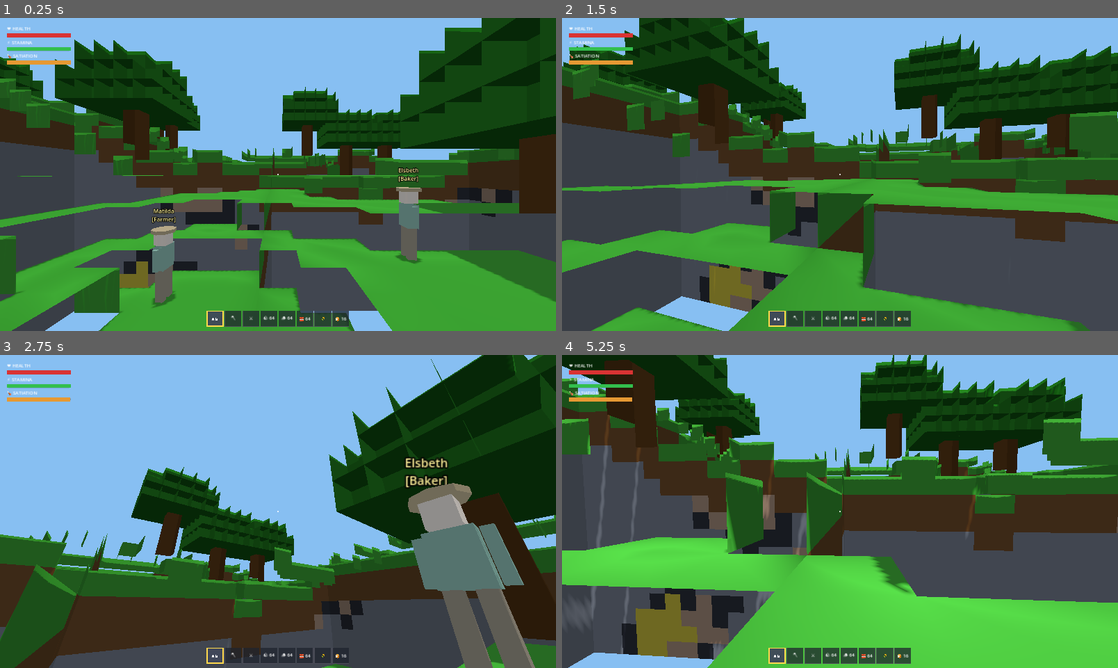
Above: before the commit, frames 1-4 (two rows, left to right).
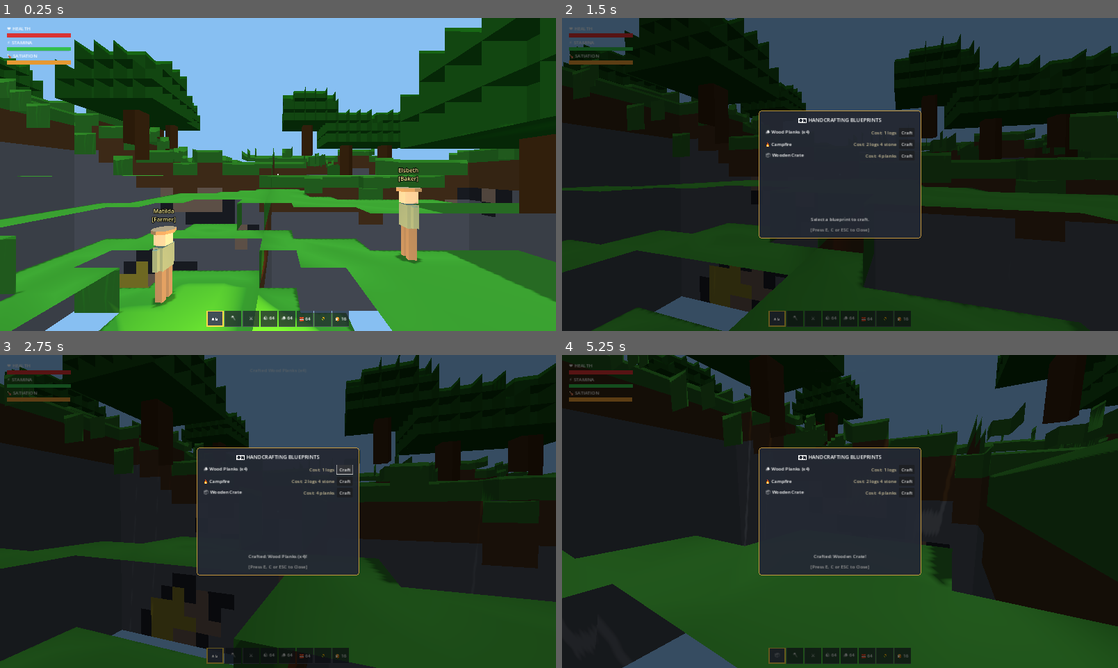
Above: after the commit, the same moments.

Repository: dilmurodmuxsinjonov/my-game
Game: Godot game, scene res://scenes/main.tscn
Two runs of this game, one before a commit and one after it. Both use one fixed random seed, a clock stepped at 60 frames per second and the inputs below.
Inputs (mouse positions are in pixels of both pictures, inside the frame that each line leads up to):
- Up to frame 1 (0.25 s): no input
- Up to frame 2 (1.5 s): tap Enter at 0.5 s; move the mouse to (867, 174) at 0.52 s; hold W from 0.53 s (still down); tap E at 0.6 s; click (867, 174) at 0.67 s; tap Space at 0.77 s; tap C at 0.8, 1.35 s; move the mouse to (812, 174) at 1.27 s; click (812, 174) at 1.42 s
- Up to frame 3 (2.75 s): tap Space at 1.52 s; tap E at 1.55 s; release W at 2 s; click (344, 470) at 2 s, where only the run after the commit has a clickable "Craft"
- Up to frame 4 (5.25 s): click (906, 480) at 2.75 s, where only the run after the commit has a clickable "Craft"; click (906, 492) at 3.5 s, where only the run after the commit has a clickable "Craft"; tap E at 4.25, 4.35 s; move the mouse to (851, 505) at 4.27 s; hold W from 4.28 s (still down); click (851, 505) at 4.42 s; tap C at 4.55, 5.1 s; move the mouse to (834, 517) at 5.02 s; click (834, 517) at 5.17 s

The runs differ from the first frame. In frame 1, 3.9% of the frame differs, in the area x 21-76%, y 54-100%; in frame 2, 93%; in frame 3, 87%; in frame 4, 95%, in the area x 0-100%, y 0-100%.

Commit message:
feat(crafting): add interactive 3D workstations, crafting menu, and farmland hoe tilling

Diff:
--- a/scenes/main.tscn
+++ b/scenes/main.tscn
@@ -1,10 +1,11 @@
-[gd_scene load_steps=7 format=3 uid="uid://c6v2x8y3k8lm0"]
+[gd_scene load_steps=8 format=3 uid="uid://c6v2x8y3k8lm0"]
 
 [ext_resource type="Script" path="res://scripts/core/game_manager.gd" id="1_gm"]
 [ext_resource type="Script" path="res://scripts/core/voxel_world.gd" id="2_vw"]
 [ext_resource type="Script" path="res://scripts/entities/player.gd" id="3_pl"]
 [ext_resource type="Script" path="res://scripts/ui/hud.gd" id="4_hud"]
 [ext_resource type="Script" path="res://scripts/ui/royal_ledger.gd" id="5_rl"]
+[ext_resource type="Script" path="res://scripts/ui/crafting_menu.gd" id="6_cm"]
 
 [sub_resource type="Environment" id="Environment_sky"]
 background_mode = 1
@@ -49,3 +50,13 @@
 grow_horizontal = 2
 grow_vertical = 2
 script = ExtResource("5_rl")
+
+[node name="CraftingMenu" type="Control" parent="UI"]
+visible = false
+layout_mode = 3
+anchors_preset = 15
+anchor_right = 1.0
+anchor_bottom = 1.0
+grow_horizontal = 2
+grow_vertical = 2
+script = ExtResource("6_cm")
--- a/scripts/core/game_manager.gd
+++ b/scripts/core/game_manager.gd
@@ -2,15 +2,17 @@
 extends Node3D
 
 ## Master Game Coordinator for Voxel Lord: Feudal Realm.
-## Links VoxelWorld, Player, Citizens, SupplyChain, GameHUD, and RoyalLedger.
+## Links VoxelWorld, Player, Citizens, SupplyChain, Workstations, GameHUD, CraftingMenu, and RoyalLedger.
 
 @onready var voxel_world: VoxelWorld = $VoxelWorld
 @onready var player: Player = $Player
 @onready var hud: GameHUD = $UI/HUD
 @onready var royal_ledger: RoyalLedger = $UI/RoyalLedger
+@onready var crafting_menu: CraftingMenu = $UI/CraftingMenu
 
 var supply_chain: SupplyChain
 var citizens: Array[Citizen] = []
+var workstations: Array[Workstation] = []
 
 # Game day/night simulation
 var day_timer: float = 0.0
@@ -25,6 +27,8 @@
 	if player:
 		player.voxel_world = voxel_world
 		player.supply_chain = supply_chain
+		player.open_crafting_requested.connect(_on_open_crafting)
+		player.interact_requested.connect(_on_interact_requested)
 
 		# Position player on top of surface terrain at spawn
 		var spawn_x = 32
@@ -41,10 +45,38 @@
 		royal_ledger.supply_chain = supply_chain
 		royal_ledger.role_reassigned.connect(_on_role_reassigned)
 
-	# Spawn initial citizens
+	if crafting_menu:
+		crafting_menu.player = player
+		crafting_menu.supply_chain = supply_chain
+		crafting_menu.item_crafted.connect(_on_item_crafted)
+
+	# Spawn initial workstations and citizens
+	_spawn_initial_workstations()
 	_spawn_initial_citizens()
 
 	print("[GAME MANAGER] Voxel Lord realm successfully initialized!")
+
+func _spawn_initial_workstations() -> void:
+	# 1. Carpentry Workbench
+	var wb = Workstation.new(Workstation.StationType.WORKBENCH)
+	var wb_y = voxel_world.get_surface_height(34, 32)
+	wb.position = Vector3(34.5, wb_y + 1.0, 32.5)
+	add_child(wb)
+	workstations.append(wb)
+
+	# 2. Settlement Campfire with warm glow
+	var cf = Workstation.new(Workstation.StationType.CAMPFIRE)
+	var cf_y = voxel_world.get_surface_height(32, 29)
+	cf.position = Vector3(32.5, cf_y + 1.0, 29.5)
+	add_child(cf)
+	workstations.append(cf)
+
+	# 3. Timber Stockpile Crate
+	var cr = Workstation.new(Workstation.StationType.CRATE)
+	var cr_y = voxel_world.get_surface_height(36, 32)
+	cr.position = Vector3(36.5, cr_y + 1.0, 32.5)
+	add_child(cr)
+	workstations.append(cr)
 
 func _spawn_initial_citizens() -> void:
 	var roles_to_spawn = [
@@ -90,7 +122,6 @@
 		sun_light.light_energy = maxf(0.1, sun_height * 1.2)
 
 func _on_role_reassigned(role_name: String, _delta: int) -> void:
-	# Update citizen role distributions dynamically
 	var role_enum = Citizen.Role.UNASSIGNED
 	match role_name:
 		"farmer": role_enum = Citizen.Role.FARMER
@@ -103,3 +134,15 @@
 		if c.current_role != role_enum and c.current_role == Citizen.Role.UNASSIGNED:
 			c.set_role(role_enum, c.position + Vector3(randf_range(-5, 5), 0, randf_range(-5, 5)))
 			break
+
+func _on_open_crafting() -> void:
+	if crafting_menu:
+		crafting_menu.open_menu(null)
+
+func _on_interact_requested(target: Node3D) -> void:
+	if target is Workstation and crafting_menu:
+		crafting_menu.open_menu(target)
+
+func _on_item_crafted(recipe_name: String, _item: Dictionary) -> void:
+	if hud:
+		hud.show_notification("Crafted %s" % recipe_name)
--- a/scripts/entities/player.gd
+++ b/scripts/entities/player.gd
@@ -10,6 +10,8 @@
 signal hunger_changed(new_hunger: float, max_hunger: float)
 signal hotbar_slot_changed(slot_index: int, item_data: Dictionary)
 signal block_action_performed(action: String, block_pos: Vector3i, block_type: int)
+signal interact_requested(target: Node3D)
+signal open_crafting_requested()
 
 # Movement constants
 const WALK_SPEED: float = 5.0
@@ -37,6 +39,7 @@
 # External references
 var voxel_world: VoxelWorld
 var supply_chain: SupplyChain
+var hovered_workstation: Workstation = null
 
 # Hotbar Inventory (8 slots)
 var active_slot: int = 0
@@ -112,6 +115,11 @@
 	elif event is InputEventKey and event.pressed:
 		if event.keycode >= KEY_1 and event.keycode <= KEY_8:
 			_select_slot(event.keycode - KEY_1)
+		elif event.keycode == KEY_E and Input.mouse_mode == Input.MOUSE_MODE_CAPTURED:
+			if hovered_workstation:
+				emit_signal("interact_requested", hovered_workstation)
+			else:
+				emit_signal("open_crafting_requested")
 		elif event.keycode == KEY_ESCAPE:
 			if Input.mouse_mode == Input.MOUSE_MODE_CAPTURED:
 				Input.mouse_mode = Input.MOUSE_MODE_VISIBLE
@@ -125,6 +133,21 @@
 func _physics_process(delta: float) -> void:
 	_update_vitals(delta)
 	_handle_movement(delta)
+	_check_hovered_interactive()
+
+func _check_hovered_interactive() -> void:
+	if raycast and raycast.is_colliding():
+		var col = raycast.get_collider()
+		if col is Workstation:
+			if hovered_workstation != col:
+				if hovered_workstation:
+					hovered_workstation.set_prompt_visible(false)
+				hovered_workstation = col
+				hovered_workstation.set_prompt_visible(true)
+			return
+	if hovered_workstation:
+		hovered_workstation.set_prompt_visible(false)
+		hovered_workstation = null
 
 func _handle_movement(delta: float) -> void:
 	# Gravity
@@ -230,7 +253,6 @@
 		emit_signal("hotbar_slot_changed", active_slot, item)
 		return
 
-	# 2. Block placement
 	if not raycast or not raycast.is_colliding():
 		return
 
@@ -238,7 +260,17 @@
 	var hit_point = raycast.get_collision_point()
 	var hit_normal = raycast.get_collision_normal()
 
-	if voxel_world and item.get("type") == "block" and item.get("count", 0) > 0:
+	# 2. Farmland hoe tilling
+	if item.get("tool_type") == "hoe" and voxel_world:
+		var center = hit_point - hit_normal * 0.4
+		var target_pos = Vector3i(int(floor(center.x)), int(floor(center.y)), int(floor(center.z)))
+		var cur_type = voxel_world.get_block_world(target_pos)
+		if cur_type == VoxelChunk.BlockType.GRASS or cur_type == VoxelChunk.BlockType.DIRT:
+			voxel_world.set_block_world(target_pos, VoxelChunk.BlockType.FARMLAND, true)
+			emit_signal("block_action_performed", "till", target_pos, VoxelChunk.BlockType.FARMLAND)
+			return
+
+	# 3. Block placement
 		var btype = item.get("block_type", VoxelChunk.BlockType.STONE)
 		var result = voxel_world.place_block(hit_point, hit_normal, btype)
 		if result["success"]:
--- /dev/null
+++ b/scripts/entities/workstation.gd
@@ -0,0 +1,103 @@
+class_name Workstation
+extends StaticBody3D
+
+## Interactive 3D Workstation in the feudal realm.
+## Renders Blender-generated .glb models and handles player interaction (Workbench, Campfire, Crate, Furnace).
+
+signal player_interacted(station: Workstation, player: Node3D)
+
+enum StationType {
+	WORKBENCH = 0,
+	CAMPFIRE = 1,
+	CRATE = 2,
+	FURNACE = 3
+}
+
+@export var station_type: StationType = StationType.WORKBENCH
+@export var station_name: String = "Carpentry Workbench"
+
+var model_node: Node3D
+var collision_box: CollisionShape3D
+var prompt_label: Label3D
+var omni_light: OmniLight3D
+
+func _init(p_type: StationType = StationType.WORKBENCH) -> void:
+	station_type = p_type
+
+func _ready() -> void:
+	_setup_station()
+
+func _setup_station() -> void:
+	# 1. Collision shape
+	collision_box = CollisionShape3D.new()
+	var box_shape = BoxShape3D.new()
+
+	var glb_path = ""
+	match station_type:
+		StationType.WORKBENCH:
+			glb_path = "res://assets/models/workbench.glb"
+			station_name = "Carpentry Workbench"
+			box_shape.size = Vector3(1.4, 1.0, 1.0)
+			collision_box.position = Vector3(0, 0.5, 0)
+
+		StationType.CAMPFIRE:
+			glb_path = "res://assets/models/campfire.glb"
+			station_name = "Settlement Campfire"
+			box_shape.size = Vector3(1.2, 0.6, 1.2)
+			collision_box.position = Vector3(0, 0.3, 0)
+
+			# Add warm glowing firelight
+			omni_light = OmniLight3D.new()
+			omni_light.light_color = Color(1.0, 0.6, 0.2)
+			omni_light.light_energy = 2.5
+			omni_light.omni_range = 8.0
+			omni_light.shadow_enabled = true
+			omni_light.position = Vector3(0, 0.5, 0)
+			add_child(omni_light)
+
+		StationType.CRATE:
+			glb_path = "res://assets/models/crate.glb"
+			station_name = "Timber Stockpile Crate"
+			box_shape.size = Vector3(1.0, 1.0, 1.0)
+			collision_box.position = Vector3(0, 0.5, 0)
+
+		StationType.FURNACE:
+			glb_path = "res://assets/models/workbench.glb"
+			station_name = "Stone Bloomery Furnace"
+			box_shape.size = Vector3(1.2, 1.4, 1.2)
+			collision_box.position = Vector3(0, 0.7, 0)
+
+	collision_box.shape = box_shape
+	add_child(collision_box)
+
+	# 2. Instantiate GLB Model
+	if ResourceLoader.exists(glb_path):
+		var scene_res = load(glb_path)
+		if scene_res:
+			model_node = scene_res.instantiate()
+			add_child(model_node)
+	else:
+		# Fallback primitive mesh
+		var mi = MeshInstance3D.new()
+		var box = BoxMesh.new()
+		box.size = box_shape.size
+		mi.mesh = box
+		mi.position = collision_box.position
+		add_child(mi)
+
+	# 3. 3D Interaction Prompt
+	prompt_label = Label3D.new()
+	prompt_label.text = "[E] Use %s" % station_name
+	prompt_label.position = Vector3(0, box_shape.size.y + 0.4, 0)
+	prompt_label.billboard = BaseMaterial3D.BILLBOARD_ENABLED
+	prompt_label.font_size = 22
+	prompt_label.modulate = Color(1.0, 0.9, 0.4)
+	prompt_label.visible = false
+	add_child(prompt_label)
+
+func set_prompt_visible(is_visible: bool) -> void:
+	if prompt_label:
+		prompt_label.visible = is_visible
+
+func interact(player: Node3D) -> void:
+	emit_signal("player_interacted", self, player)
--- /dev/null
+++ b/scripts/ui/crafting_menu.gd
@@ -0,0 +1,292 @@
+class_name CraftingMenu
+extends Control
+
+## Crafting & Workstation GUI Modal.
+## Manages recipes for Handcrafting, Carpentry Workbench, Campfire Cooking, and Stockpile Crates.
+
+signal item_crafted(recipe_name: String, result_item: Dictionary)
+
+var player: Player
+var supply_chain: SupplyChain
+var active_workstation: Workstation = null
+
+var is_open: bool = false
+
+# UI Elements
+var panel: PanelContainer
+var header_title: Label
+var recipe_list_vbox: VBoxContainer
+var status_label: Label
+
+# Canonical recipes per tier
+const RECIPES: Dictionary = {
+	"handcraft": [
+		{
+			"name": "Wood Planks (x4)",
+			"inputs": {"logs": 1},
+			"output": {"name": "Wood Planks", "type": "block", "block_type": 10, "icon": "🪵", "count": 4}
+		},
+		{
+			"name": "Campfire",
+			"inputs": {"logs": 2, "stone": 4},
+			"output": {"name": "Campfire", "type": "placeable", "icon": "🔥", "count": 1}
+		},
+		{
+			"name": "Wooden Crate",
+			"inputs": {"planks": 4},
+			"output": {"name": "Wooden Crate", "type": "placeable", "icon": "📦", "count": 1}
+		}
+	],
+	"workbench": [
+		{
+			"name": "Iron Pickaxe",
+			"inputs": {"iron_ore": 3, "logs": 1},
+			"output": {"name": "Iron Pickaxe", "type": "tool", "tool_type": "pickaxe", "icon": "⛏️", "count": 1}
+		},
+		{
+			"name": "Woodcutter's Axe",
+			"inputs": {"iron_ore": 2, "logs": 1},
+			"output": {"name": "Wood Axe", "type": "tool", "tool_type": "axe", "icon": "🪓", "count": 1}
+		},
+		{
+			"name": "Knight's Sword",
+			"inputs": {"iron_ore": 3, "logs": 1},
+			"output": {"name": "Knight Sword", "type": "tool", "tool_type": "sword", "icon": "⚔️", "count": 1}
+		},
+		{
+			"name": "Farmland Hoe",
+			"inputs": {"logs": 2, "stone": 2},
+			"output": {"name": "Farmland Hoe", "type": "tool", "tool_type": "hoe", "icon": "🌾", "block_type": 13, "count": 1}
+		},
+		{
+			"name": "Cobblestone Blocks (x8)",
+			"inputs": {"stone": 8},
+			"output": {"name": "Cobblestone", "type": "block", "block_type": 9, "icon": "🪨", "count": 8}
+		}
+	],
+	"campfire": [
+		{
+			"name": "Baked Rations (x2)",
+			"inputs": {"wheat": 2},
+			"output": {"name": "Ration Bread", "type": "food", "nutrition": 25.0, "icon": "🍞", "count": 2}
+		}
+	]
+}
+
+func _ready() -> void:
+	visible = false
+	_build_ui()
+
+func _build_ui() -> void:
+	anchor_right = 1.0
+	anchor_bottom = 1.0
+
+	# Dim overlay
+	var dim = ColorRect.new()
+	dim.color = Color(0, 0, 0, 0.6)
+	dim.anchor_right = 1.0
+	dim.anchor_bottom = 1.0
+	add_child(dim)
+
+	# Modal Box
+	panel = PanelContainer.new()
+	panel.anchor_left = 0.5
+	panel.anchor_top = 0.5
+	panel.anchor_right = 0.5
+	panel.anchor_bottom = 0.5
+	panel.offset_left = -280.0
+	panel.offset_top = -220.0
+	panel.offset_right = 280.0
+	panel.offset_bottom = 220.0
+
+	var sb = StyleBoxFlat.new()
+	sb.bg_color = Color(0.14, 0.16, 0.20, 0.95)
+	sb.border_width_left = 2
+	sb.border_width_top = 2
+	sb.border_width_right = 2
+	sb.border_width_bottom = 2
+	sb.border_color = Color(0.85, 0.65, 0.25)
+	sb.corner_radius_top_left = 8
+	sb.corner_radius_top_right = 8
+	sb.corner_radius_bottom_left = 8
+	sb.corner_radius_bottom_right = 8
+	panel.add_theme_stylebox_override("panel", sb)
+	add_child(panel)
+
+	var margin = MarginContainer.new()
+	margin.add_theme_constant_override("margin_left", 20)
+	margin.add_theme_constant_override("margin_top", 16)
+	margin.add_theme_constant_override("margin_right", 20)
+	margin.add_theme_constant_override("margin_bottom", 16)
+	panel.add_child(margin)
+
+	var main_vbox = VBoxContainer.new()
+	main_vbox.add_theme_constant_override("separation", 12)
+	margin.add_child(main_vbox)
+
+	header_title = Label.new()
+	header_title.text = "🛠️ FEUDAL WORKBENCH & CRAFTING"
+	header_title.horizontal_alignment = HORIZONTAL_ALIGNMENT_CENTER
+	header_title.add_theme_font_size_override("font_size", 18)
+	main_vbox.add_child(header_title)
+
+	var scroll = ScrollContainer.new()
+	scroll.size_flags_vertical = Control.SIZE_EXPAND_FILL
+	main_vbox.add_child(scroll)
+
+	recipe_list_vbox = VBoxContainer.new()
+	recipe_list_vbox.size_flags_horizontal = Control.SIZE_EXPAND_FILL
+	recipe_list_vbox.add_theme_constant_override("separation", 8)
+	scroll.add_child(recipe_list_vbox)
+
+	status_label = Label.new()
+	status_label.text = "Select a blueprint to craft."
+	status_label.horizontal_alignment = HORIZONTAL_ALIGNMENT_CENTER
+	status_label.modulate = Color(0.8, 0.8, 0.8)
+	main_vbox.add_child(status_label)
+
+	var hint = Label.new()
+	hint.text = "[Press E, C or ESC to Close]"
+	hint.horizontal_alignment = HORIZONTAL_ALIGNMENT_CENTER
+	hint.modulate = Color(0.6, 0.6, 0.6)
+	main_vbox.add_child(hint)
+
+func open_menu(station: Workstation = null) -> void:
+	active_workstation = station
+	is_open = true
+	visible = true
+	Input.mouse_mode = Input.MOUSE_MODE_VISIBLE
+	_populate_recipes()
+
+func close_menu() -> void:
+	is_open = false
+	visible = false
+	active_workstation = null
+	Input.mouse_mode = Input.MOUSE_MODE_CAPTURED
+
+func _unhandled_input(event: InputEvent) -> void:
+	if event is InputEventKey and event.pressed:
+		if event.keycode == KEY_C or event.keycode == KEY_ESCAPE:
+			if is_open:
+				close_menu()
+			elif event.keycode == KEY_C:
+				open_menu(null)
+		elif event.keycode == KEY_E and is_open:
+			close_menu()
+
+func _populate_recipes() -> void:
+	# Clear previous recipes
+	for child in recipe_list_vbox.get_children():
+		child.queue_free()
+
+	var category = "handcraft"
+	if active_workstation:
+		match active_workstation.station_type:
+			Workstation.StationType.WORKBENCH:
+				category = "workbench"
+				header_title.text = "🪚 CARPENTRY WORKBENCH"
+			Workstation.StationType.CAMPFIRE:
+				category = "campfire"
+				header_title.text = "🔥 SETTLEMENT CAMPFIRE"
+			Workstation.StationType.CRATE:
+				header_title.text = "📦 ROYAL STOCKPILE CRATE"
+				_populate_crate_storage()
+				return
+	else:
+		header_title.text = "🖐️ HANDCRAFTING BLUEPRINTS"
+
+	var recipes = RECIPES.get(category, [])
+	for recipe in recipes:
+		var row = HBoxContainer.new()
+		row.size_flags_horizontal = Control.SIZE_EXPAND_FILL
+
+		# Recipe Name
+		var name_lbl = Label.new()
+		name_lbl.text = "%s %s" % [recipe["output"].get("icon", "📦"), recipe["name"]]
+		name_lbl.size_flags_horizontal = Control.SIZE_EXPAND_FILL
+		row.add_child(name_lbl)
+
+		# Required materials
+		var req_text = "Cost: "
+		for mat in recipe["inputs"].keys():
+			req_text += "%d %s " % [recipe["inputs"][mat], mat]
+		var req_lbl = Label.new()
+		req_lbl.text = req_text
+		req_lbl.modulate = Color(0.8, 0.75, 0.6)
+		row.add_child(req_lbl)
+
+		# Craft Button
+		var craft_btn = Button.new()
+		craft_btn.text = " Craft "
+		craft_btn.pressed.connect(_on_craft_pressed.bind(recipe))
+		row.add_child(craft_btn)
+
+		recipe_list_vbox.add_child(row)
+
+func _populate_crate_storage() -> void:
+	if not supply_chain:
+		return
+	var info = Label.new()
+	info.text = "Kingdom Stockpile quick storage. Mined resources automatically synchronize with this stockpile."
+	info.autowrap_mode = TextServer.AUTOWRAP_WORD
+	recipe_list_vbox.add_child(info)
+
+	for item in supply_chain.inventory.keys():
+		var row = HBoxContainer.new()
+		var lbl = Label.new()
+		lbl.text = "• %s: %d" % [item.capitalize(), supply_chain.inventory[item]]
+		lbl.size_flags_horizontal = Control.SIZE_EXPAND_FILL
+		row.add_child(lbl)
+
+		var take_btn = Button.new()
+		take_btn.text = " Withdraw 5 "
+		take_btn.pressed.connect(_withdraw_from_stockpile.bind(item, 5))
+		row.add_child(take_btn)
+		recipe_list_vbox.add_child(row)
+
+func _withdraw_from_stockpile(item: String, amount: int) -> void:
+	if supply_chain and supply_chain.consume_resource(item, amount):
+		status_label.text = "Withdrew %d %s from royal stockpile." % [amount, item]
+		_populate_crate_storage()
+
+func _on_craft_pressed(recipe: Dictionary) -> void:
+	if not supply_chain:
+		status_label.text = "Error: Supply chain not linked!"
+		return
+
+	# Check materials in stockpile
+	var can_afford: bool = true
+	for mat in recipe["inputs"].keys():
+		var needed = recipe["inputs"][mat]
+		var available = supply_chain.inventory.get(mat, 0)
+		if available < needed:
+			can_afford = false
+			status_label.text = "Need %d more %s!" % [needed - available, mat]
+			break
+
+	if not can_afford:
+		return
+
+	# Deduct materials
+	for mat in recipe["inputs"].keys():
+		supply_chain.consume_resource(mat, recipe["inputs"][mat])
+
+	# Add crafted item to player hotbar
+	var out_item = recipe["output"].duplicate()
+	if player:
+		_add_to_player_hotbar(out_item)
+
+	status_label.text = "Crafted: %s!" % recipe["name"]
+	emit_signal("item_crafted", recipe["name"], out_item)
+
+func _add_to_player_hotbar(item: Dictionary) -> void:
+	# Try stack with existing slot
+	for slot in player.hotbar:
+		if slot.get("name") == item.get("name") and slot.get("type") == item.get("type"):
+			slot["count"] = slot.get("count", 0) + item.get("count", 1)
+			player.emit_signal("hotbar_slot_changed", player.active_slot, player.hotbar[player.active_slot])
+			return
+
+	# Place in active slot or first empty
+	player.hotbar[player.active_slot] = item
+	player.emit_signal("hotbar_slot_changed", player.active_slot, item)
Not shown, added: scripts/entities/workstation.gd.uid
Not shown, added: scripts/ui/crafting_menu.gd.uid
Not shown, changed: tests/test_engine_vertical_slice.py
